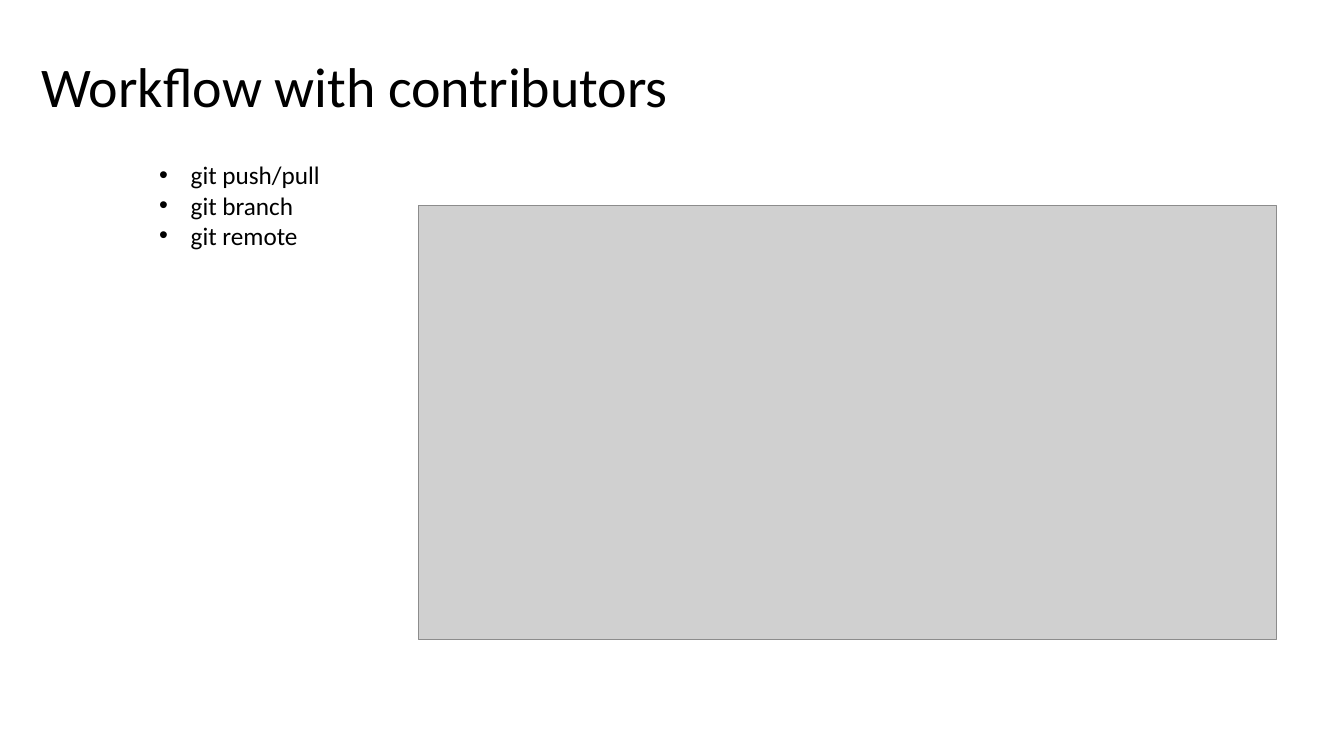
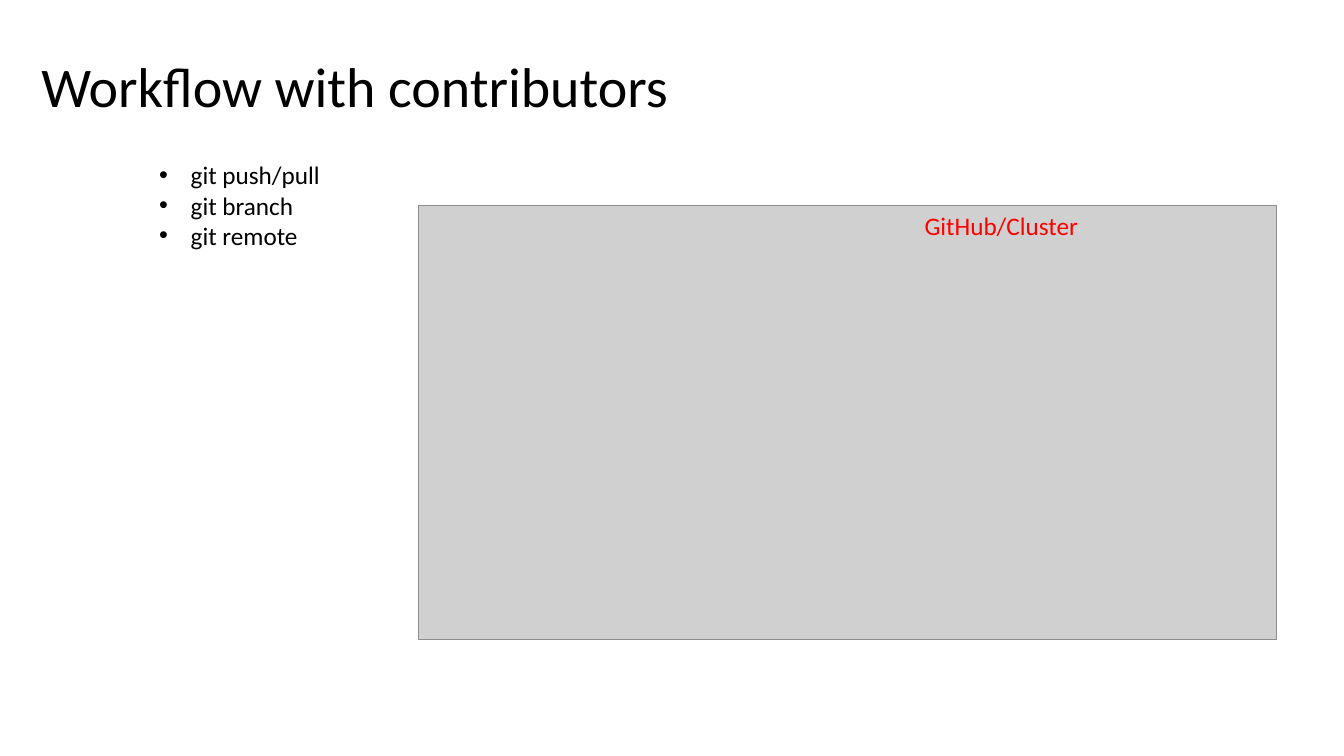
Before and after one commit to jwrauch/git-group-meeting-presentation, a slide deck: slide 27 of learn-to-git.pptx (slide 26 before the commit). Drawn at 1344x756 pixels with LibreOffice and Linux fonts; fonts in the diff are those of the drawing; grey boxes stand for pictures. Boxes give left, top, right and bottom in pixels: in the first picture for what was removed or moved away, otherwise in the second. Text is boxed around its words. In the diff, an @@ line names an element or a change of style, - is before the commit and + after.

```diff
--- a/learn-to-git.pptx
+++ b/learn-to-git.pptx
@@ text added at (925,217,1078,236), 18 pt, text #FF0000 @@
+GitHub/Cluster
```
Also in this commit, not shown: 1 other slide changed, 1 slide added.
